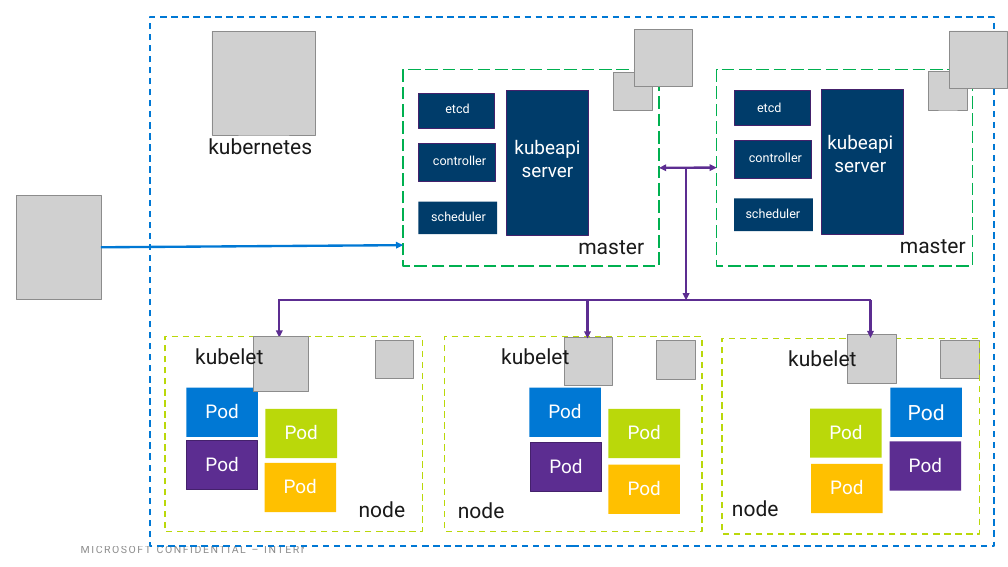
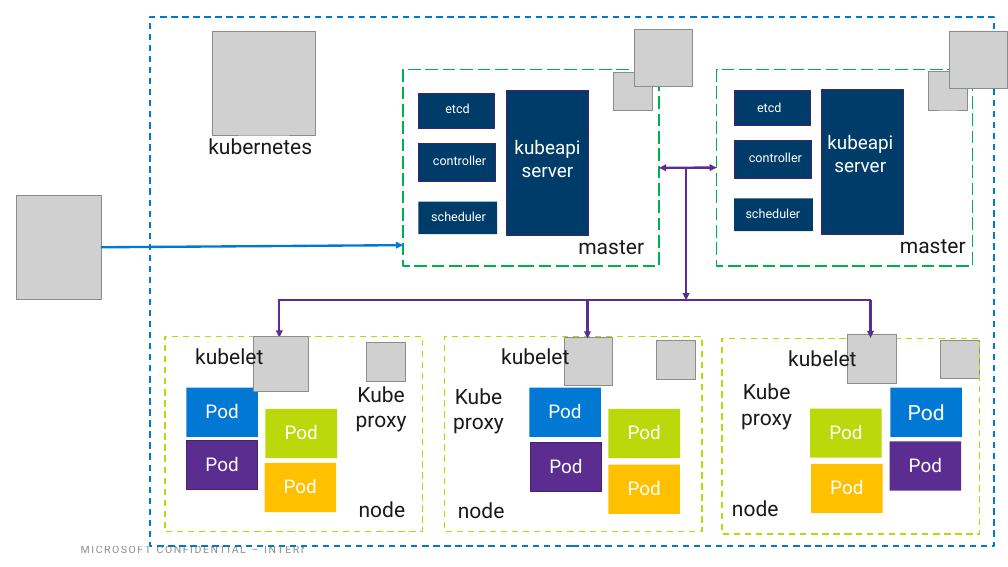
Before and after one commit to sriksmachi/aks-training, a slide deck: slide 3 of AI-APP-ST204_Machiraju_v01.pptx (slide 2 before the commit). Drawn at 1008x567 pixels with LibreOffice and Linux fonts; fonts in the diff are those of the drawing; grey boxes stand for pictures; background and template pictures are left out. Boxes give left, top, right and bottom in pixels: in the first picture for what was removed or moved away, otherwise in the second. Text is boxed around its words. In the diff, an @@ line names an element or a change of style, - is before the commit and + after.

```diff
--- a/AI-APP-ST204_Machiraju_v01.pptx
+++ b/AI-APP-ST204_Machiraju_v01.pptx
@@ picture: place and size @@
-picture at bbox=[375, 340, 414, 379]
+picture at bbox=[367, 343, 405, 381]
@@ text added at bbox=[356, 386, 407, 432], 20 pt, text #1A1A1A @@
+Kube
+proxy
@@ text added at bbox=[453, 388, 504, 434], 20 pt, text #1A1A1A @@
+Kube
+proxy
@@ text added at bbox=[741, 383, 792, 430], 20 pt, text #1A1A1A @@
+Kube
+proxy
```
Also in this commit, not shown: 8 slides added, 1 slide removed, 4 other files.
